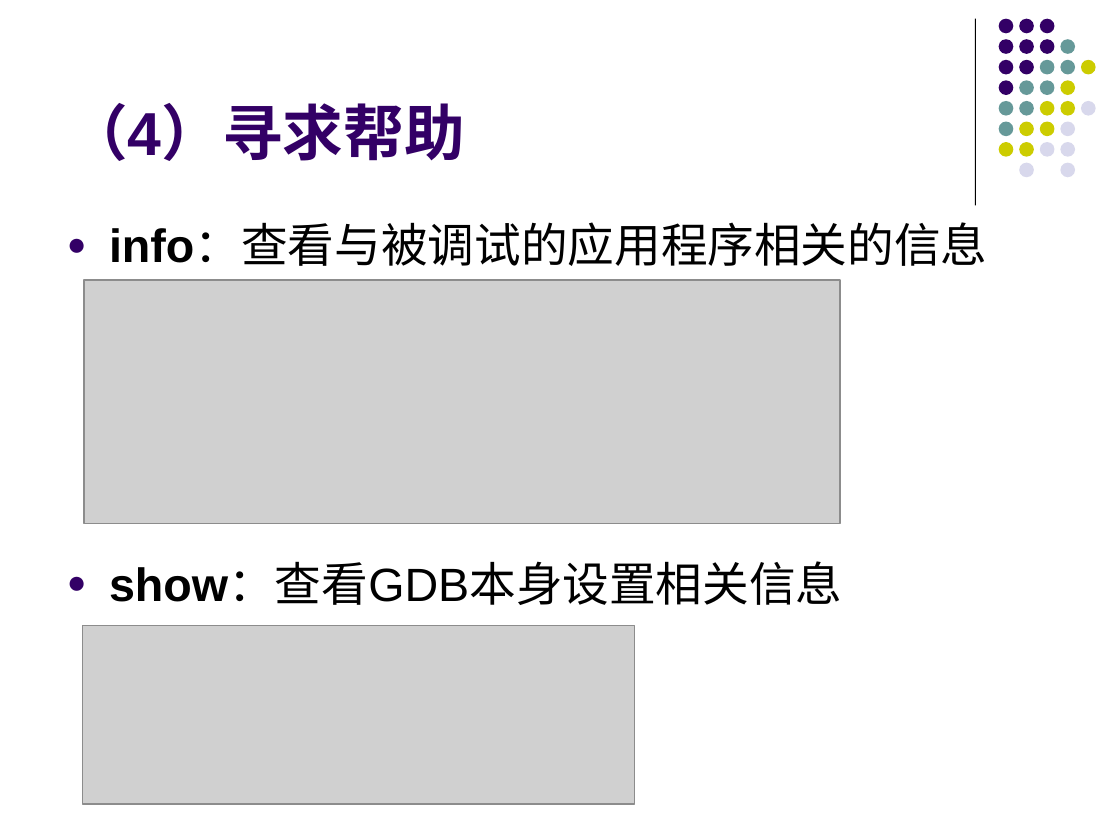
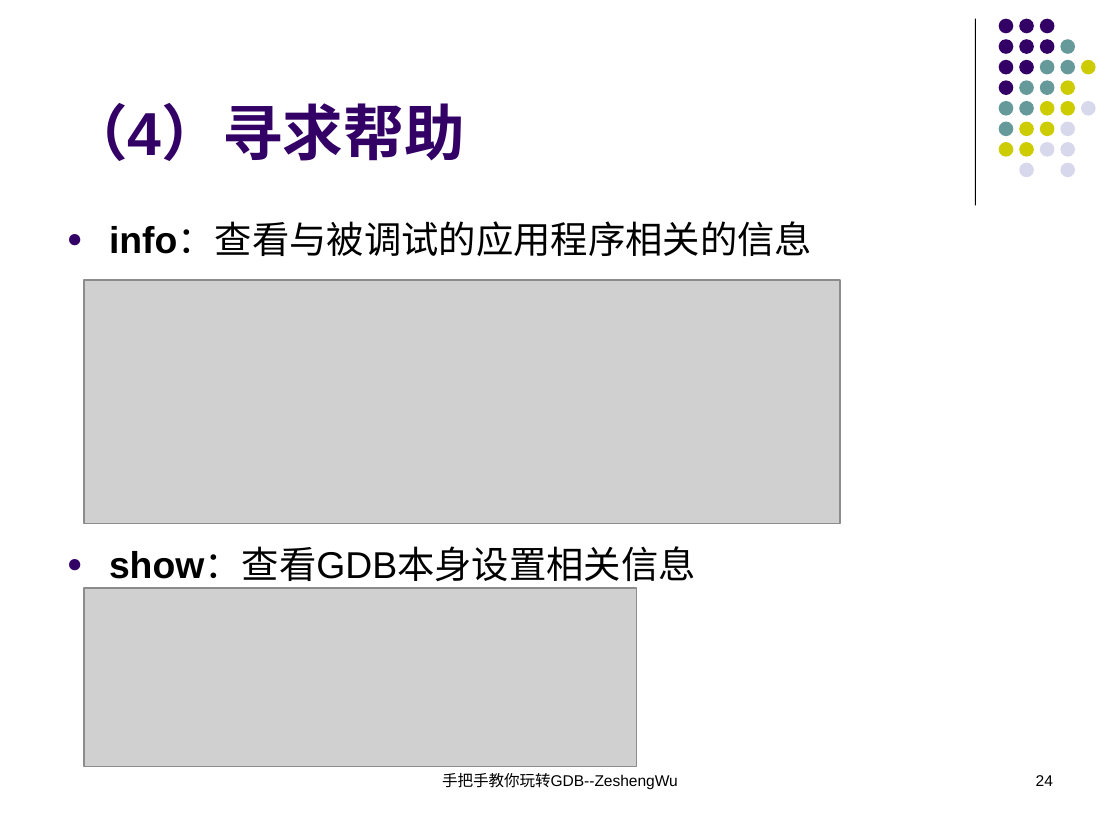
Before and after one commit to KublaikhanGeek/reactor, a slide deck: slide 24 of docs/手把手教你玩转GDB/手把手教你玩转GDB.ppt (slide 15 before the commit). Drawn at 1120x840 pixels with LibreOffice and Linux fonts; fonts in the diff are those of the drawing; grey boxes stand for pictures. Boxes give left, top, right and bottom in pixels: in the first picture for what was removed or moved away, otherwise in the second. Text is boxed around its words. In the diff, an @@ line names an element or a change of style, - is before the commit and + after.

```diff
--- a/docs/手把手教你玩转GDB/手把手教你玩转GDB.ppt
+++ b/docs/手把手教你玩转GDB/手把手教你玩转GDB.ppt
@@ text "info：查看与被调试的应用程序相关的信息" at bbox=[109, 224, 812, 581]: size 30 to 24 pt; less space between paragraphs @@
@@ picture: place and size @@
-picture at bbox=[83, 625, 635, 804]
+picture at bbox=[84, 588, 636, 767]
@@ text added at bbox=[442, 773, 678, 790], 10 pt, text #000000 @@
+手把手教你玩转GDB--ZeshengWu
@@ page number added at bbox=[1036, 775, 1053, 786], 10 pt, text #000000 @@
+24
```
Also in this commit, not shown: 15 other slides changed, 10 slides added, 1 slide removed, 1 other file.
